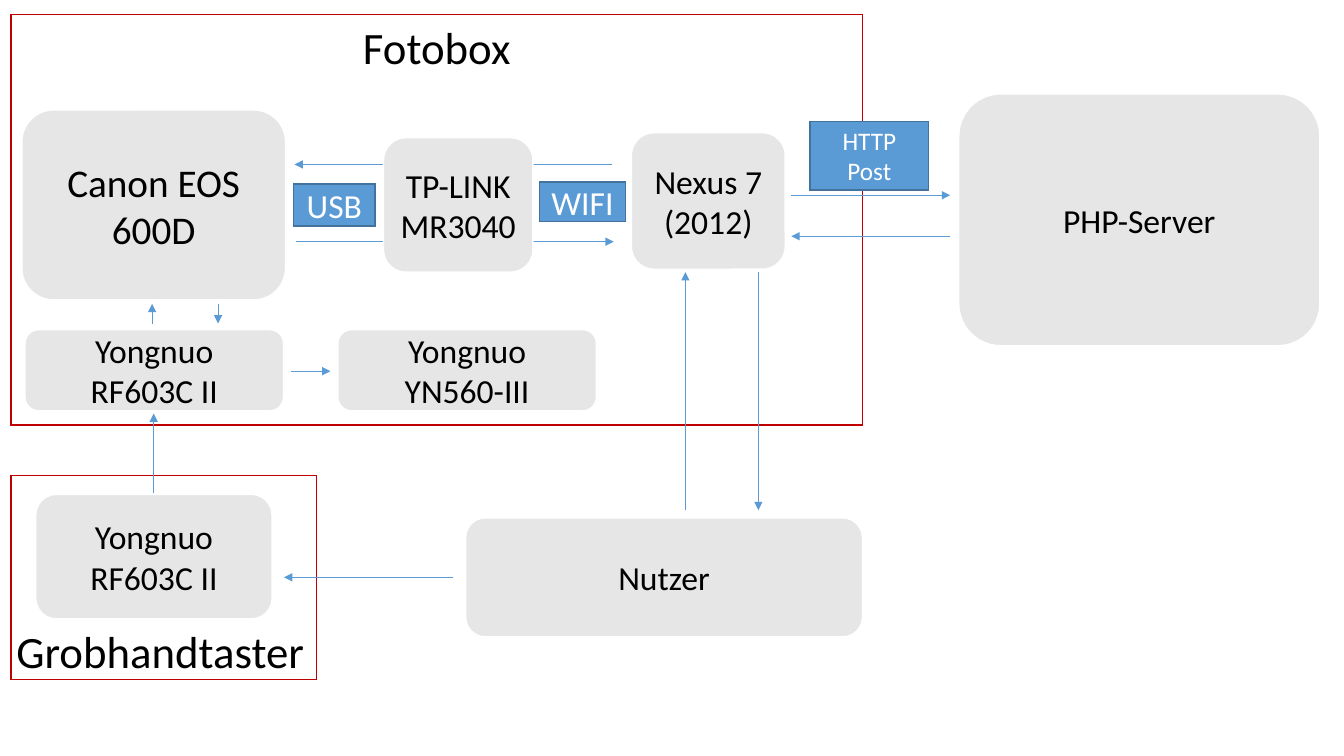
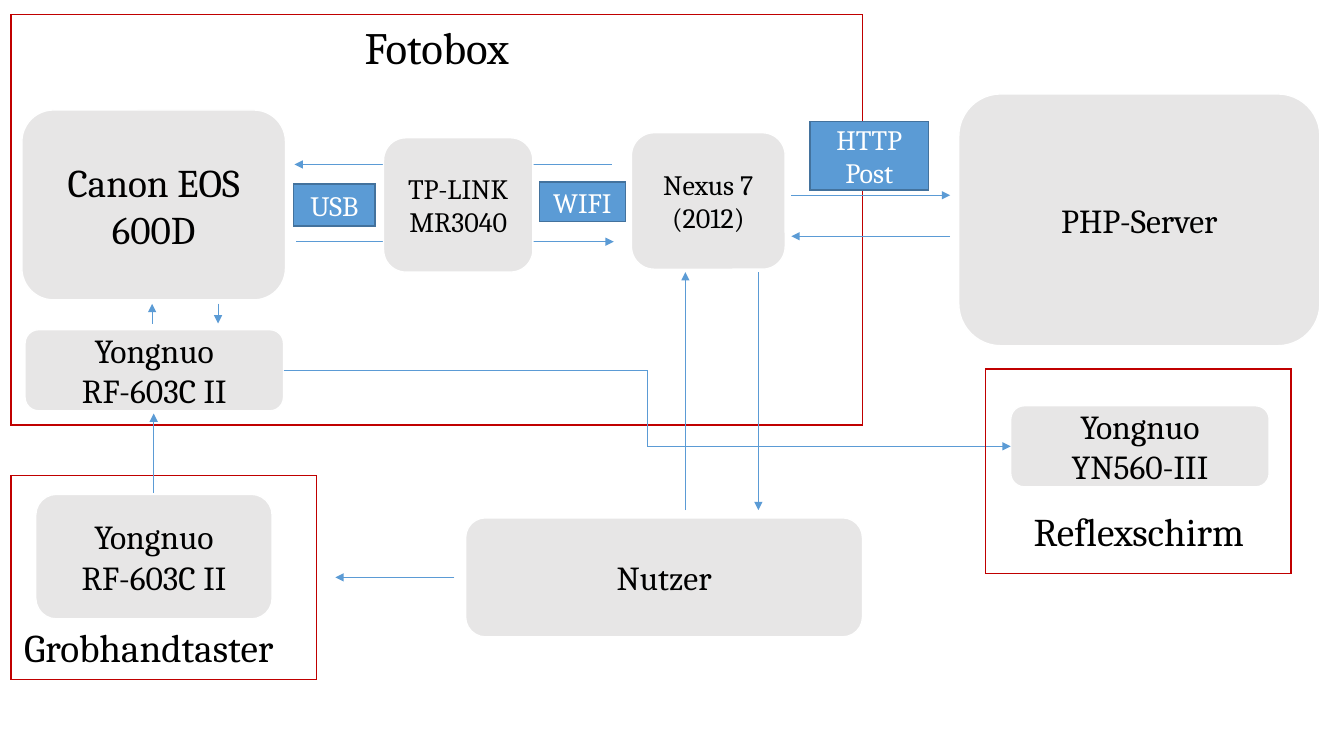
Before and after one commit to Brias/Photo-Booth, a slide deck: slide 1 of thesis/sketch_concept.pptx. Drawn at 1344x756 pixels with LibreOffice and Linux fonts; fonts in the diff are those of the drawing. Boxes give left, top, right and bottom in pixels: in the first picture for what was removed or moved away, otherwise in the second. Text is boxed around its words. In the diff, an @@ line names an element or a change of style, - is before the commit and + after.

```diff
--- a/thesis/sketch_concept.pptx
+++ b/thesis/sketch_concept.pptx
@@ rectangle "HTTP Post" at box(811, 121, 930, 190): size 18 to 20 pt, font Calibri to Cambria @@
@@ size 24 to 20 pt, font Calibri to Cambria in 4 elements at box(631, 133, 785, 269), box(384, 138, 533, 272), box(539, 182, 625, 222), box(293, 185, 375, 227) @@
@@ text in rounded rectangle at box(95, 340, 214, 371): font Calibri to Cambria in "Yongnuo" @@
@@ text in rounded rectangle at box(82, 380, 227, 404): text changed; font Calibri to Cambria @@
-RF603C II
+RF-603C II
@@ elbow arrow added from (283, 370) to (1011, 447), #5B9BD5 0.5 pt @@
@@ arrow removed from (291, 371) to (331, 371) @@
@@ rectangle added at box(986, 369, 1292, 574), outline #C00000 1 pt @@
@@ font Calibri to Cambria in 5 elements at box(22, 110, 286, 299), box(959, 94, 1320, 346), box(11, 15, 863, 425), box(466, 518, 863, 637), box(1011, 406, 1269, 487) @@
@@ rounded rectangle "Yongnuo": place and size @@
-rounded rectangle "Yongnuo" at box(338, 330, 596, 410)
+rounded rectangle "Yongnuo" at box(1011, 406, 1269, 487)
@@ text in rounded rectangle at box(94, 526, 213, 557): font Calibri to Cambria in "Yongnuo" @@
@@ text added at box(1034, 518, 1244, 547), 28 pt, text #000000 @@
+Reflexschirm
@@ text in rounded rectangle at box(82, 567, 226, 591): text changed; font Calibri to Cambria @@
-RF603C II
+RF-603C II
@@ arrow moved from (453, 578) - (284, 578) to (455, 578) - (336, 578) @@
@@ text "Grobhandtaster": place and size @@
-text "Grobhandtaster" at box(16, 637, 304, 680)
+text "Grobhandtaster" at box(24, 634, 273, 663)
@@ text "Grobhandtaster" at box(24, 634, 273, 663): size 32 to 28 pt, font Calibri to Cambria @@
```
Also in this commit, not shown: 19 other files.
